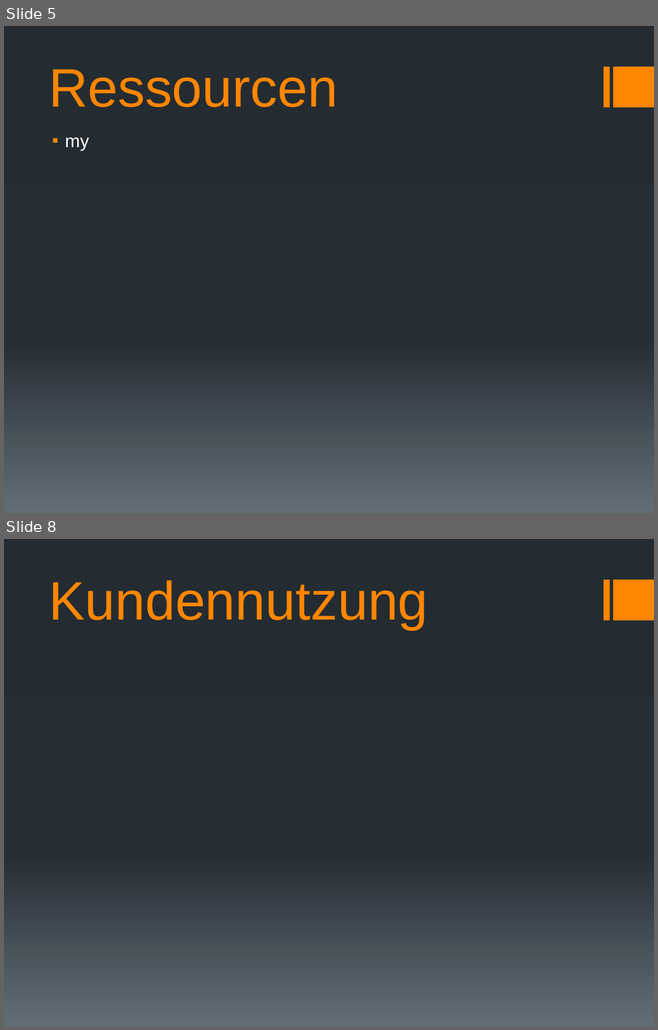
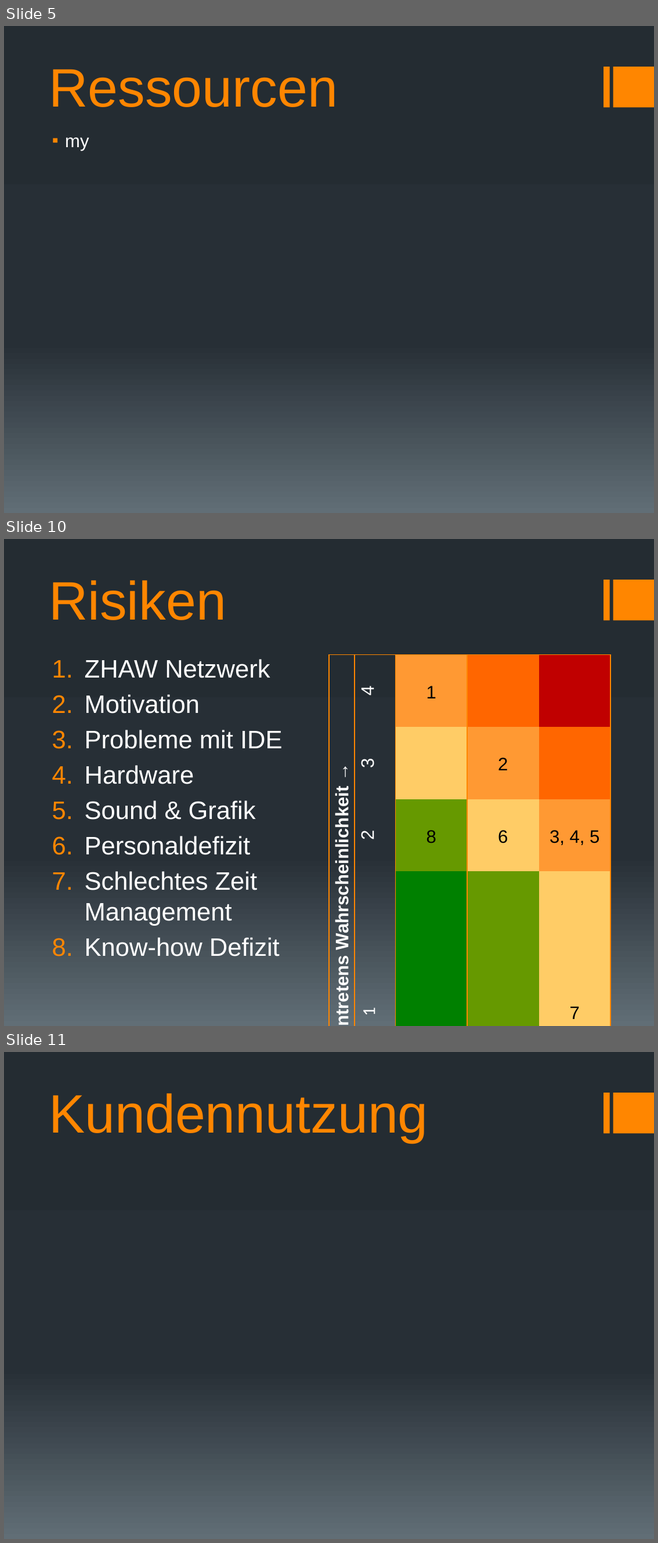
Before and after one commit to docker-apps/Docker, a slide deck: Documents/Projektskizze/Projektskizze_Präsentation_v1.pptx. Shown one above the other, each under a label of ours: slides 5 and 8 before the commit, slides 5, 10 and 11 after it; the slides between them are not shown. The pictures are 658x1030 and 658x1543 pixels, drawn with LibreOffice and Linux fonts; fonts in the diff are those of the drawing. Boxes give left, top, right and bottom in pixels: in the first picture for what was removed or moved away, otherwise in the second. Text is boxed around its words. In the diff, an @@ line names an element or a change of style, - is before the commit and + after.

```diff
--- a/Documents/Projektskizze/Projektskizze_Präsentation_v1.pptx
+++ b/Documents/Projektskizze/Projektskizze_Präsentation_v1.pptx
@@ slide 10 added at [4, 539, 654, 1026], background gradient #242C33 to #273037 to #636D76; not listed: 2 template elements that a slide beside it also shows @@
@@ title added at [49, 580, 226, 620], 60 pt, text #FF8600 @@
+Risiken
@@ text added at [85, 659, 282, 957], 28 pt, text #FFFFFF @@
+1. ZHAW Netzwerk
+2. Motivation
+3. Probleme mit IDE
+4. Hardware
+5. Sound & Grafik
+6. Personaldefizit
+7. Schlechtes Zeit Management
+8. Know-how Defizit
@@ table added at [329, 654, 610, 1022], 6 rows, 5 columns @@
+Eintretens Wahrscheinlichkeit → | 4 | 1 |  | 
+ | 3 |  | 2 | 
+ | 2 | 8 | 6 | 3, 4, 5
+ | 1 |  |  | 7
+ |  | Niedrig | Mittel | Hoch
+ |  | Auswirkung → |  | 
@@ what was slide 8 is now slide 11 @@
```
Also in this commit, not shown: 4 other slides added, 2 slides removed, 8 other files.
